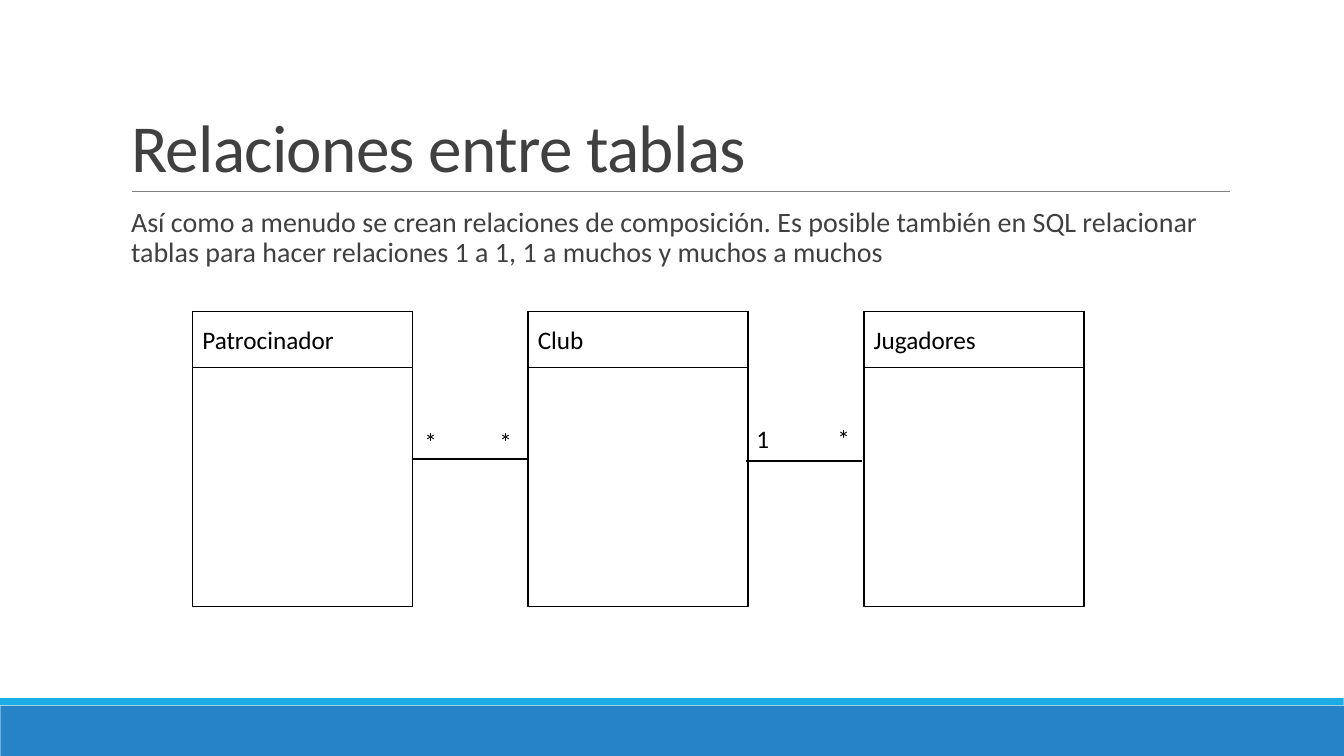
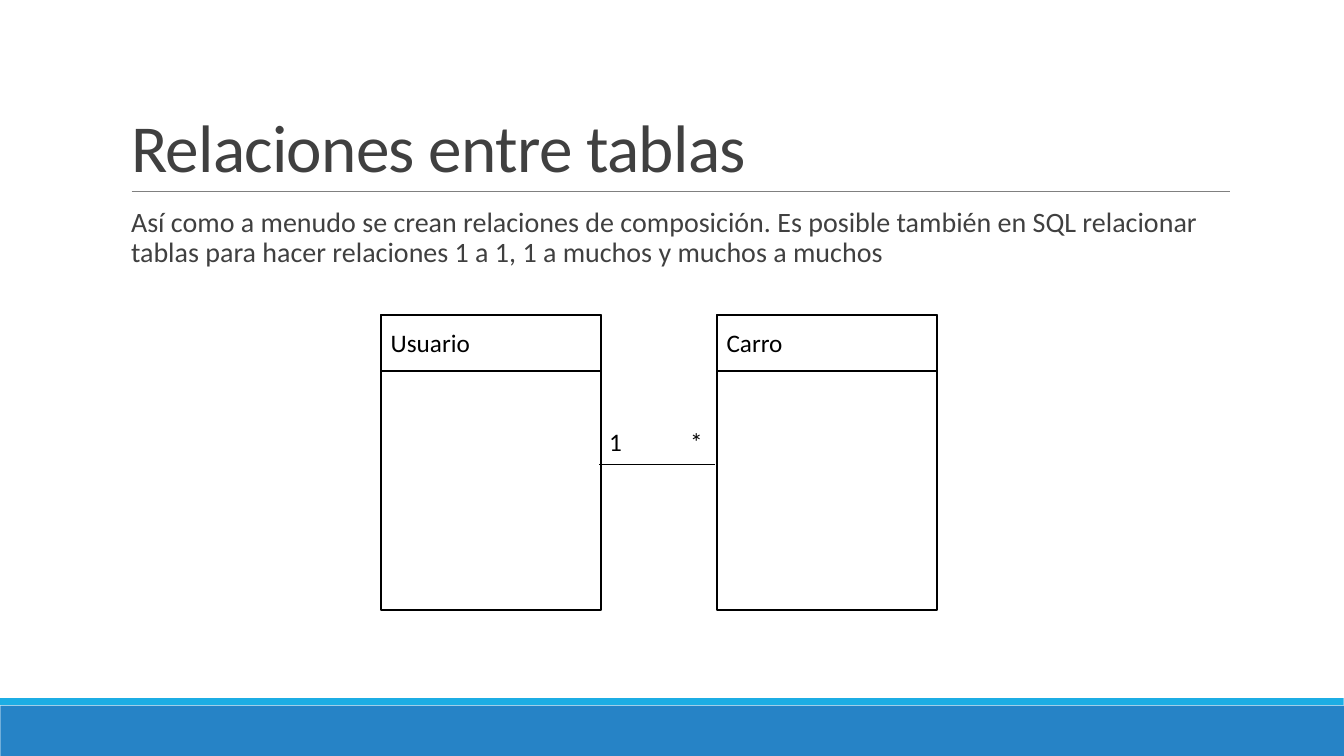
Before and after one commit to Domiciano/PrograRed201, a slide deck: slide 23 of Semana 9/Presentación.pptx (slide 26 before the commit). Drawn at 1344x756 pixels with LibreOffice and Linux fonts; fonts in the diff are those of the drawing. Boxes give left, top, right and bottom in pixels: in the first picture for what was removed or moved away, otherwise in the second. Text is boxed around its words. In the diff, an @@ line names an element or a change of style, - is before the commit and + after.

```diff
--- a/Semana 9/Presentación.pptx
+++ b/Semana 9/Presentación.pptx
@@ rectangle removed at box(193, 312, 413, 607) @@
@@ rectangle removed at box(193, 312, 413, 368) @@
-Patrocinador
@@ rectangle added at box(381, 315, 602, 371), fill #FFFFFF, outline #000000 1.25 pt, 18 pt, text #000000 @@
+Usuario
@@ rectangle removed at box(528, 312, 749, 368) @@
-Club
@@ rectangle added at box(717, 315, 938, 371), fill #FFFFFF, outline #000000 1.25 pt, 18 pt, text #000000 @@
+Carro
@@ rectangle removed at box(864, 312, 1085, 368) @@
-Jugadores
@@ text removed at box(414, 421, 581, 462) @@
-* *
@@ line removed from (412, 459) to (528, 459) @@
@@ 2 rectangles, 1 text, 1 line: place and size @@
-2 rectangles, 1 text, 1 line at box(528, 312, 1085, 607)
+2 rectangles, 1 text, 1 line at box(381, 315, 938, 610)
```
Also in this commit, not shown: 5 other slides changed, 5 slides added, 8 slides removed.
